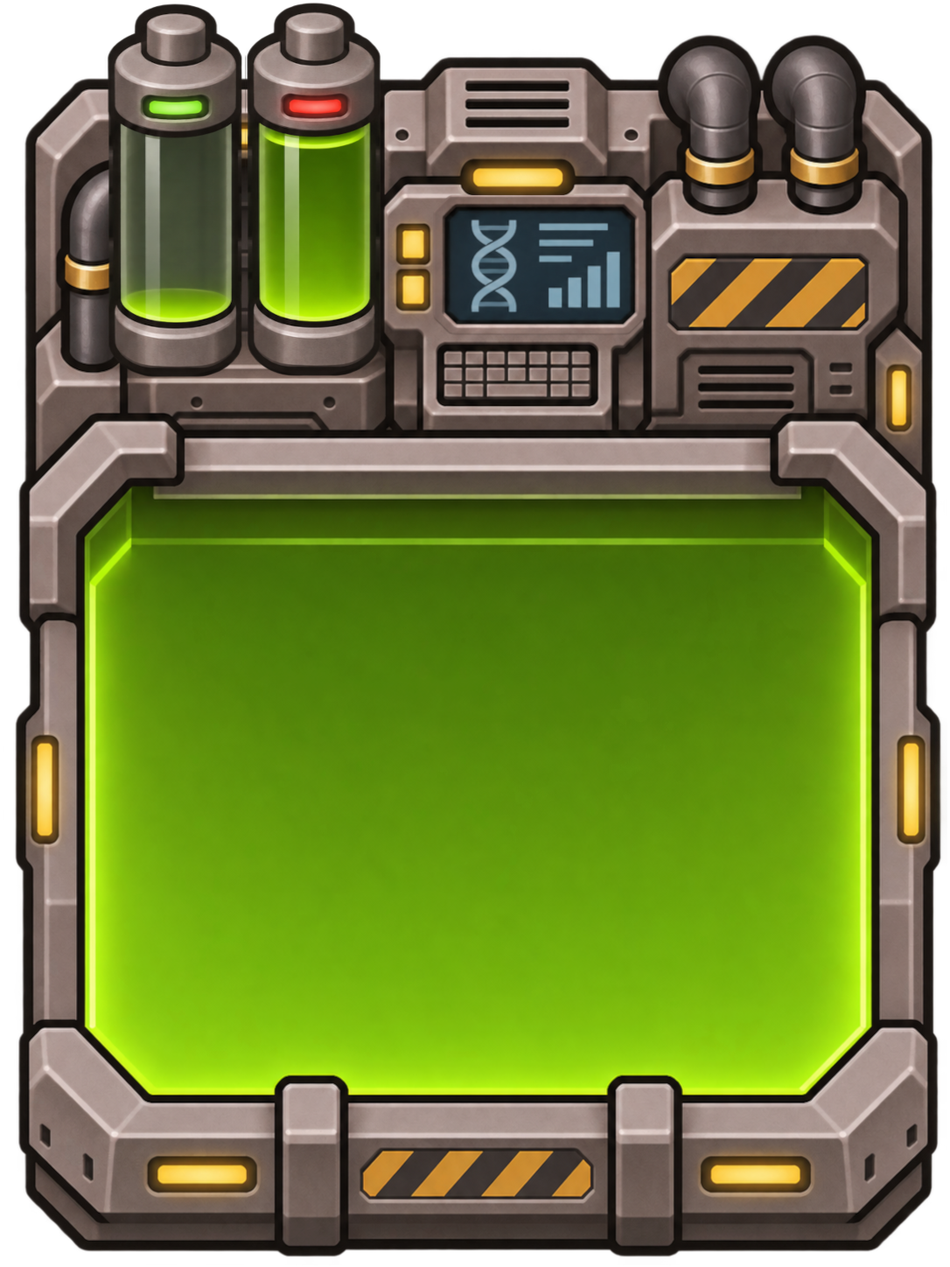
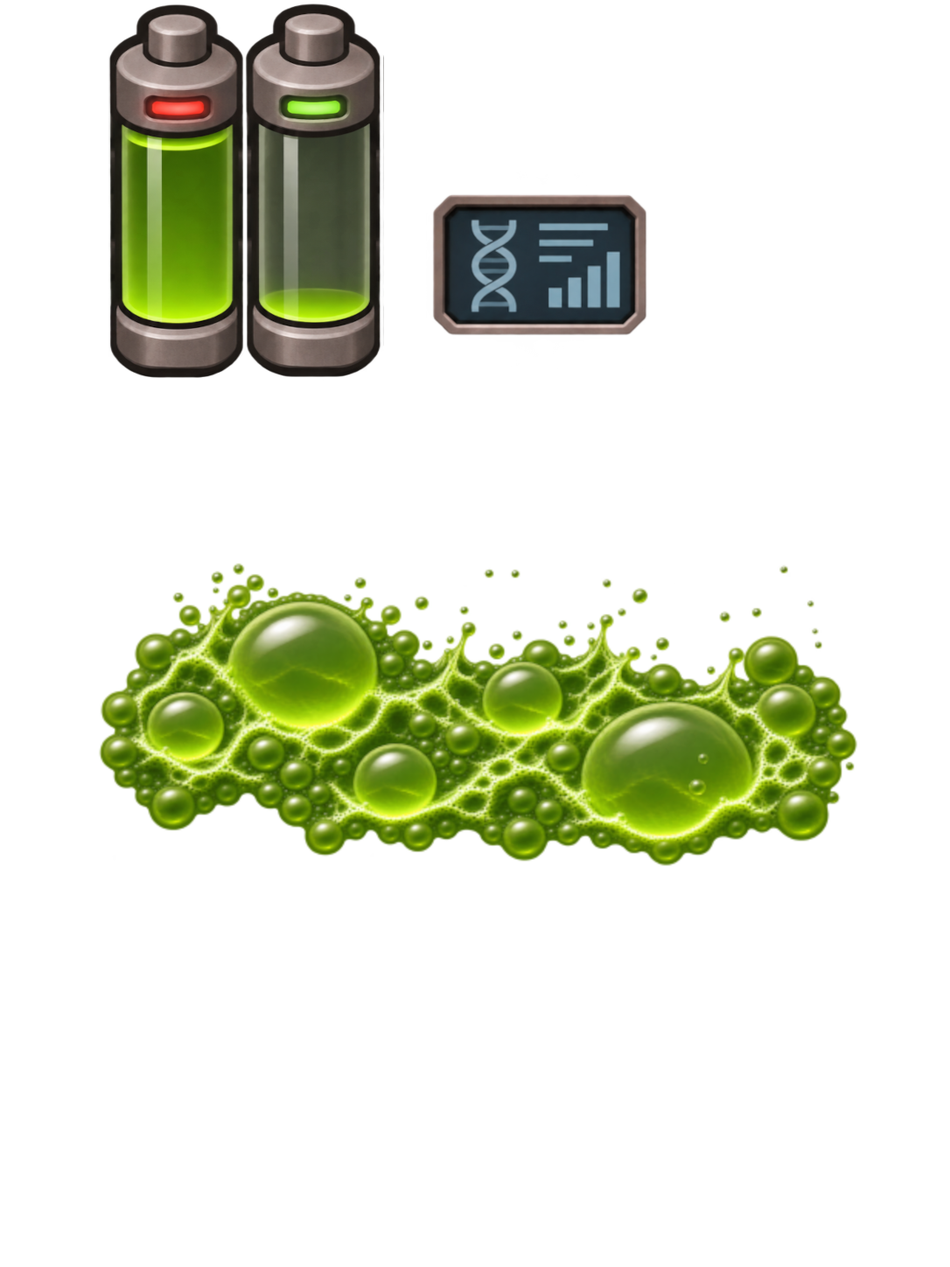
The second 950x1267 image is a revision of the first. Changes to its layers:
hid "Right_07" over [245,1,382,378]
hid "Left_07", moved it above "bubbles_07" over [104,3,246,381]
showed "Right_00" over [242,3,385,381]
showed "Left_00" over [108,3,245,380]
added layer "bubbles_00" above "Screen_00" over [97,562,860,867]
hid "Base" over [13,27,948,1258]
